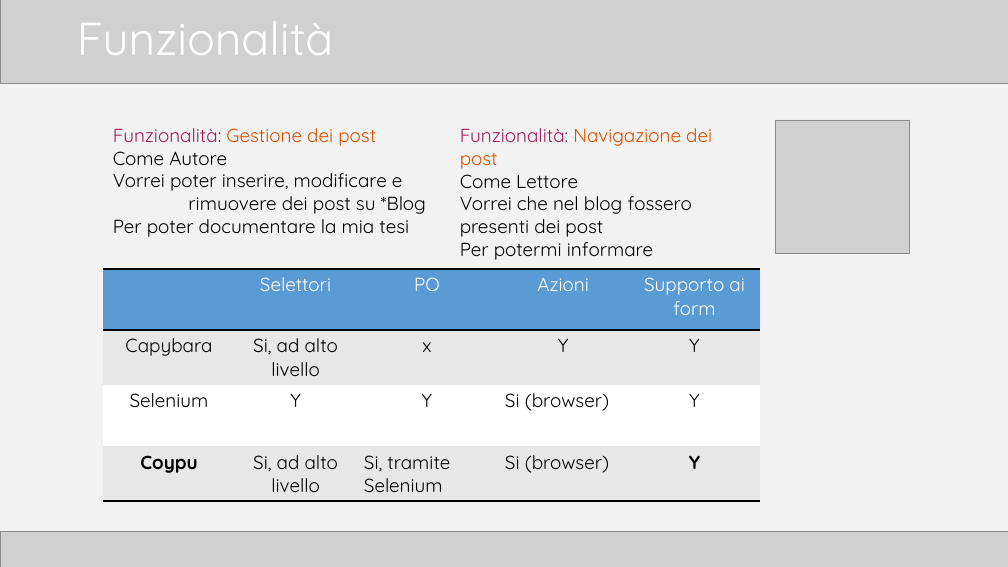
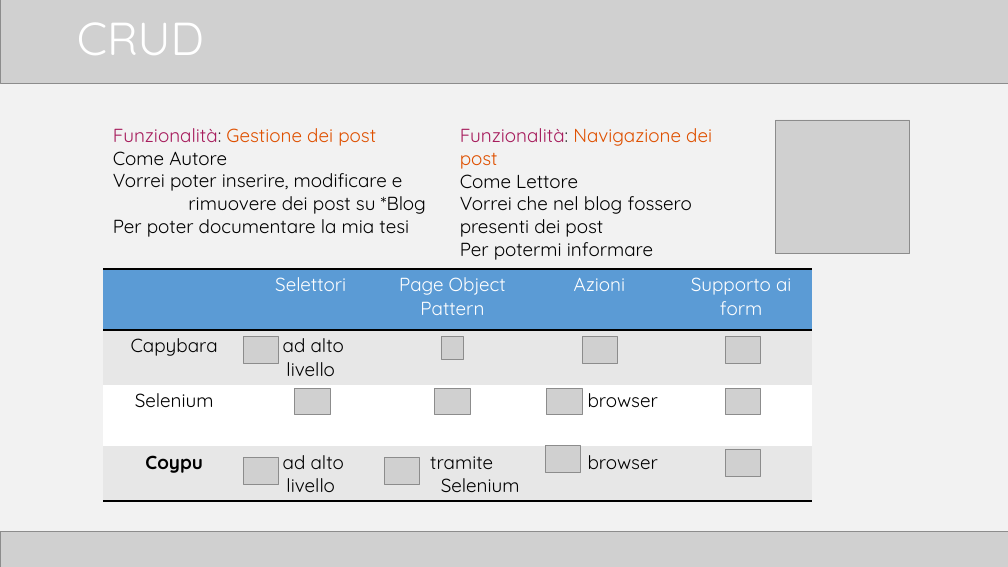
Before and after one commit to TTia/xblog-thesis, a slide deck: slide 17 of Presentazione.pptx. Drawn at 1008x567 pixels with LibreOffice and Linux fonts; fonts in the diff are those of the drawing; grey boxes stand for pictures. Boxes give left, top, right and bottom in pixels: in the first picture for what was removed or moved away, otherwise in the second. Text is boxed around its words. In the diff, an @@ line names an element or a change of style, - is before the commit and + after.

```diff
--- a/Presentazione.pptx
+++ b/Presentazione.pptx
@@ title at (x1=77, y1=23, x2=204, y2=55): text changed @@
-Funzionalità
+CRUD
@@ table at (x1=104, y1=268, x2=814, y2=497) @@
-row 1, column 3: PO
+row 1, column 3: Page Object Pattern
-row 2: Capybara | Si, ad alto livello | x | Y | Y
+row 2: Capybara | ad alto livello | x |  | 
-row 3: Selenium | Y | Y | Si (browser) | Y
+row 3: Selenium |  |  | browser | 
-row 4: Coypu | Si, ad alto livello | Si, tramite Selenium | Si (browser) | Y
+row 4: Coypu | ad alto livello | tramite S Selenium | browser | 
@@ table resized from (x1=104, y1=268, x2=761, y2=497) to (x1=104, y1=268, x2=814, y2=497) @@
@@ picture added at (x1=243, y1=337, x2=279, y2=363) @@
@@ picture added at (x1=442, y1=337, x2=464, y2=359) @@
@@ picture added at (x1=582, y1=337, x2=618, y2=363) @@
@@ picture added at (x1=725, y1=337, x2=761, y2=363) @@
@@ picture added at (x1=295, y1=388, x2=330, y2=414) @@
@@ picture added at (x1=435, y1=388, x2=470, y2=414) @@
@@ picture added at (x1=547, y1=388, x2=582, y2=414) @@
@@ picture added at (x1=725, y1=388, x2=761, y2=414) @@
@@ picture added at (x1=545, y1=445, x2=581, y2=472) @@
@@ picture added at (x1=725, y1=449, x2=761, y2=476) @@
@@ picture added at (x1=243, y1=457, x2=279, y2=484) @@
@@ picture added at (x1=384, y1=457, x2=420, y2=484) @@
```
Also in this commit, not shown: 9 other slides changed, 7 other files.
